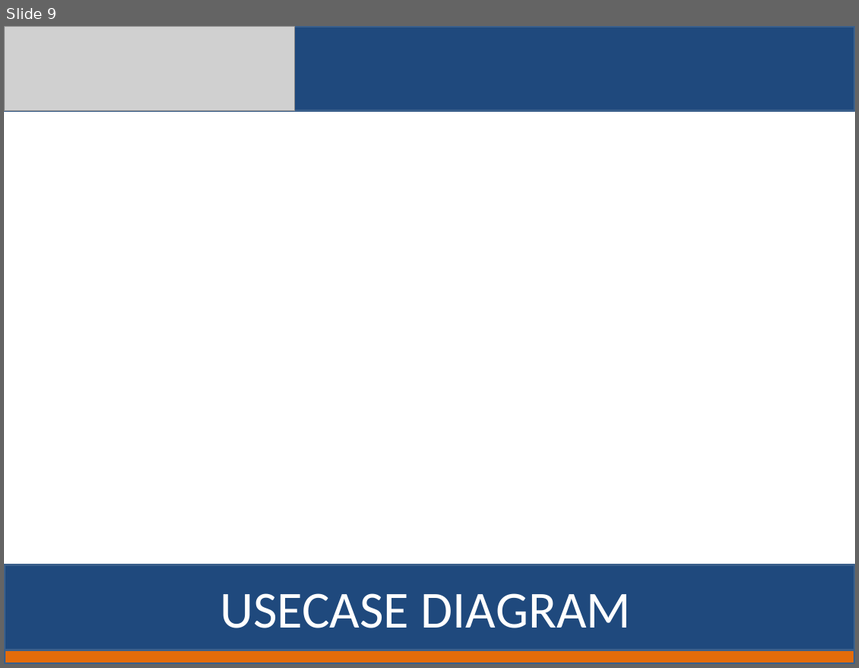
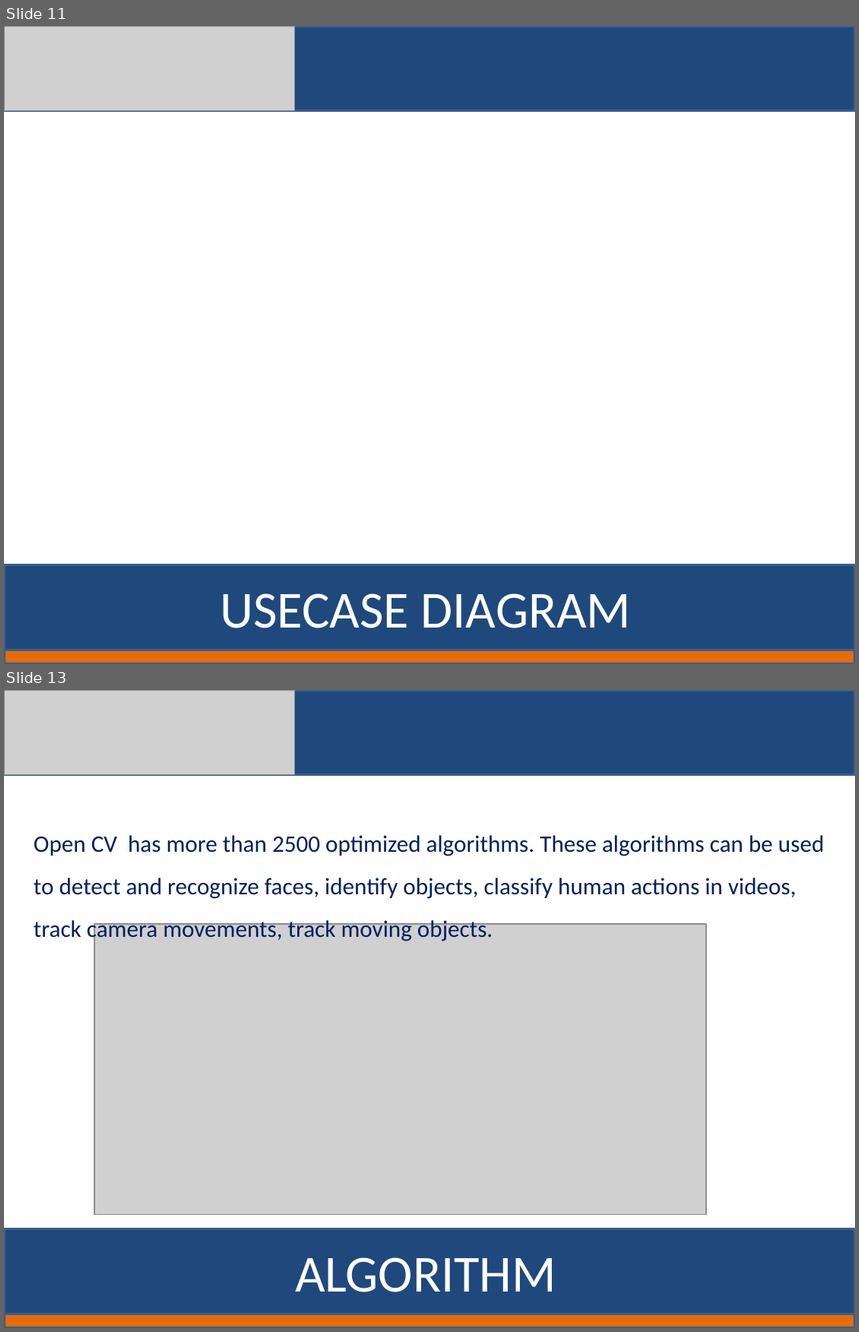
Before and after one commit to baranitharan2020/Third-eye, a slide deck: First Review.pptx. Shown one above the other, each under a label of ours: slide 9 before the commit, slides 11 and 13 after it; the slides between them are not shown. The pictures are 859x668 and 859x1332 pixels, drawn with LibreOffice and Linux fonts; fonts in the diff are those of the drawing; grey boxes stand for pictures. Boxes give left, top, right and bottom in pixels: in the first picture for what was removed or moved away, otherwise in the second. Text is boxed around its words. In the diff, an @@ line names an element or a change of style, - is before the commit and + after.

```diff
--- a/First Review.pptx
+++ b/First Review.pptx
@@ slide 13 added at [4, 690, 855, 1328], background #FFFFFF @@
@@ rectangle added at [4, 690, 855, 775], fill #1F497D, outline #3A5F8C 2 pt @@
@@ picture added at [4, 690, 295, 775] @@
@@ text added at [34, 835, 824, 943], 20 pt, text #002060 @@
+Open CV has more than 2500 optimized algorithms. These algorithms can be used to detect and recognize faces, identify objects, classify human actions in videos, track camera movements, track moving objects.
@@ picture added at [94, 924, 706, 1215] @@
@@ rectangle added at [4, 1229, 855, 1314], fill #1F497D, outline #3A5F8C 2 pt @@
@@ text added at [295, 1258, 557, 1293], 44 pt, text #FFFFFF @@
+ALGORITHM
@@ rectangle added at [4, 1314, 855, 1328], fill #E46C0A, outline #3A5F8C 2 pt @@
@@ what was slide 9 is now slide 11 @@
```
Also in this commit, not shown: 6 slides changed, 5 other slides added, 1 slide removed.
